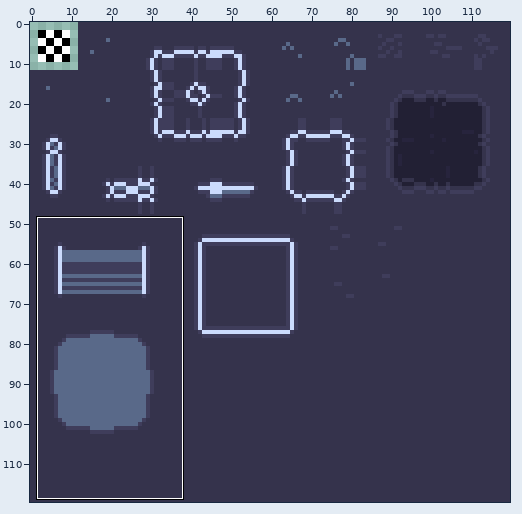
Sprite sheet: tilesets/ts_game/output_tileset.png. The picture above shows the old version from afar; the outline marks the close-up.
Close-up. Before the edit:
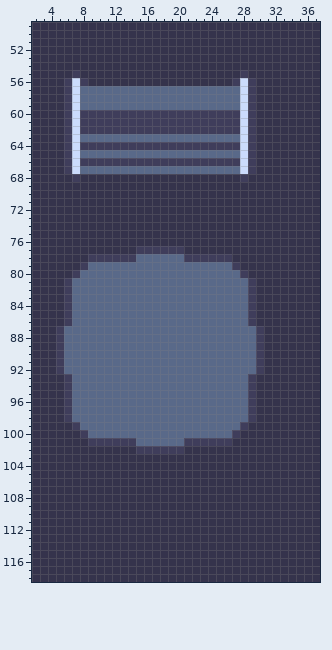
The file is 120x120 pixels. Shown: x 2..37, y 49..118.
Once edited:
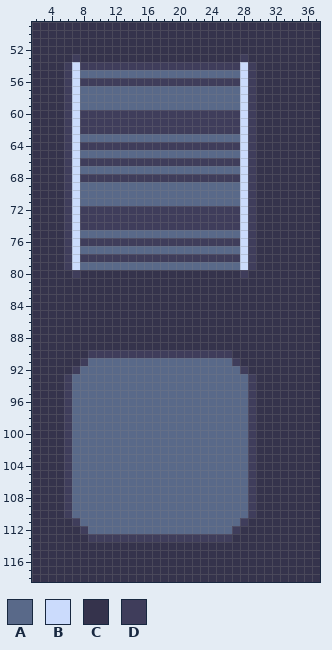
Palette (. is transparent): A #596989  B #cbdbfc  C #35334c  D #3f3d5b
Edits made:
The edit turns colour C into colour A in row 55 at x 8 to 27; in rows 69 to 71 at x 8 to 27; in row 75 at x 8 to 27; in row 77 at x 8 to 14 and 21 to 27; in row 100 at x 7 and 28; in row 101 at x 7 to 8 and 27 to 28.
The edit turns colour C into colour A in row 102 at x 7 to 14 and 21 to 28; in rows 103 to 110 at x 7 to 28; in row 111 at x 8 to 27; in row 112 at x 9 to 26.
The edit turns colour D into colour A in row 77 at x 15 to 20; in row 79 at x 8 and 27; in row 99 at x 7 and 28; in row 100 at x 8 and 27; in row 101 at x 9 to 14 and 21 to 26; in row 102 at x 15 to 20.
The edit turns colour C into colour B in row 54 at x 7 and 28; in rows 69 to 79 at x 7 and 28.
The edit turns colour D into colour B in row 55 at x 7 and 28; in row 68 at x 7 and 28.
The edit turns colour A into colour C in row 80 at x 8 to 27; in rows 81 to 86 at x 7 to 28; in rows 87 to 89 at x 6 to 29; in row 90 at x 6 to 8 and 27 to 29; in row 91 at x 6 to 7 and 28 to 29; in row 92 at x 6 and 29.
The edit turns colour D into colour C in rows 81 to 86 at x 6 and 29; in rows 87 to 92 at x 5 and 30.
The edit turns colour A into colour D in row 78 at x 15 to 20; in row 90 at x 9 to 26; in row 91 at x 8 and 27; in row 92 at x 7 and 28.
The edit turns colour C into colour D in row 53 at x 7 and 28; in row 54 at x 6, 8 to 27 and 29; in row 55 at x 6 and 29; in row 56 at x 9 to 26; in row 68 at x 6, 8 to 27 and 29; in rows 69 to 71 at x 6 and 29.
The edit turns colour C into colour D in rows 72 to 74 at x 6, 8 to 27 and 29; in row 75 at x 6 and 29; in row 76 at x 6, 8 to 27 and 29; in row 77 at x 6 and 29; in row 78 at x 6, 8, 27 and 29; in row 79 at x 6 and 29.
The edit turns colour C into colour D in rows 99 to 110 at x 6 and 29; in row 111 at x 7 and 28; in row 112 at x 8 and 27; in row 113 at x 9 to 26.
